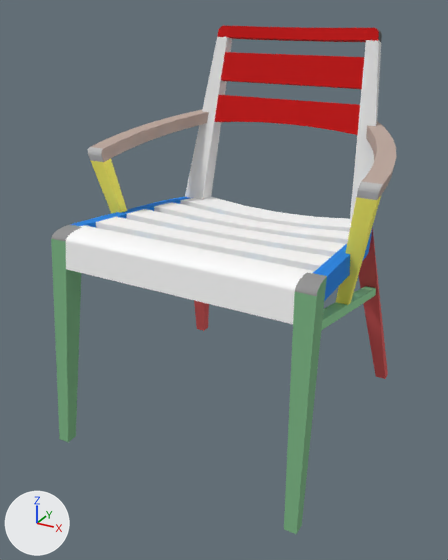
The glTF model public/models/ParaChair.glb: old version first, new version second.
Both versions are drawn from a 50 mm lens placed at (58.2, -111.7, 88.4), pointed at (-1.1, -3.8, 34.5). Arrows for +X, +Y and +Z are at lower left; the lights stay in place. Where no turn or scale is listed for an object, it has been applied to the vertices. Vertices at the same position are counted once.

Names of what the first picture shows: 'DiningChair_C_concept16_Final v1'.
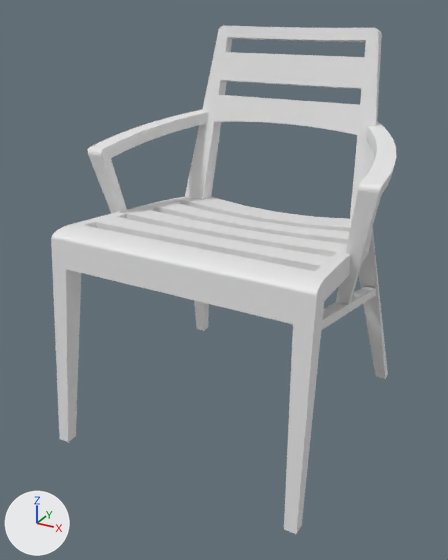
The edits, one by one:
me_diningchair_c_concept16_final_v1 has 1130 vertices, 2320 faces and spans x -32.0..32.0, y 0.0..61.9, z 0.0..84.5.
me_diningchair_c_concept16_final_v1 is used by ob_diningchair_c_concept16_final_v1; location (0.0, -30.3, 0.0).
me_diningchair_c_concept16_final_v1 no longer uses material mat_opaque_0_128_255 (cyan #00bcff).
me_diningchair_c_concept16_final_v1 no longer uses material mat_opaque_204_204_204 (white #e7e7e7).
me_diningchair_c_concept16_final_v1 no longer uses material mat_opaque_26_26_26 (dark grey #5a5a5a).
me_diningchair_c_concept16_final_v1 no longer uses material mat_steel___satin_026 (light grey #d0d0d0).
me_diningchair_c_concept16_final_v1 part 1: all 158 faces that had it switch from mat_opaque_144_0_0 (red #c70000) to no material.
me_diningchair_c_concept16_final_v1 part 2: all 666 faces that had it switch from mat_opaque_255_255_255__003 (white #ffffff) to no material.
me_diningchair_c_concept16_final_v1 part 3: all 36 faces that had it switch from mat_opaque_127_127_127__001 (grey #bbbbbb) to no material.
me_diningchair_c_concept16_final_v1 part 4: all 76 faces that had it switch from mat_opaque_255_239_35 (yellow #fff868) to no material.
me_diningchair_c_concept16_final_v1 part 5: all 221 faces that had it switch from mat_opaque_177_25_25 (red #d95858) to no material.
me_diningchair_c_concept16_final_v1 part 6: all 251 faces that had it switch from mat_opaque_2_61_210 (blue #1686ea) to no material.
me_diningchair_c_concept16_final_v1 part 7: all 98 faces that had it switch from mat_opaque_73_169_84 (green #92d59b) to no material.
me_diningchair_c_concept16_final_v1 part 8: all 194 faces that had it switch from mat_opaque_51_118_58 (green #7cb584) to no material.
me_diningchair_c_concept16_final_v1 part 9: all 74 faces that had it switch from mat_opaque_76_76_76 (grey #949494) to no material.
me_diningchair_c_concept16_final_v1 part 10: all 244 faces that had it switch from mat_opaque_126_96_84 (beige #bba69b) to no material.

Location of each change, [x1, y1, x2, y2] in pixels of the pictures (448 x 560 px):
part 1 of me_diningchair_c_concept16_final_v1, recoloured (red to grey): [214, 26, 379, 135] in both
part 2 of me_diningchair_c_concept16_final_v1, recoloured: [66, 197, 351, 324] in both
part 3 of me_diningchair_c_concept16_final_v1, recoloured (grey to white): [88, 147, 383, 200] in both
part 4 of me_diningchair_c_concept16_final_v1, recoloured (yellow to grey): [90, 159, 381, 305] in both
part 5 of me_diningchair_c_concept16_final_v1, recoloured (red to grey): [194, 199, 388, 379] in both
part 6 of me_diningchair_c_concept16_final_v1, recoloured (blue to white): [70, 197, 373, 301] in both
part 7 of me_diningchair_c_concept16_final_v1, recoloured (green to grey): [321, 286, 376, 330] in both
part 8 of me_diningchair_c_concept16_final_v1, recoloured (green to grey): [51, 239, 327, 534] in both
part 9 of me_diningchair_c_concept16_final_v1, recoloured (grey to white): [51, 224, 327, 296] in both
part 10 of me_diningchair_c_concept16_final_v1, recoloured: [91, 110, 396, 200] in both
